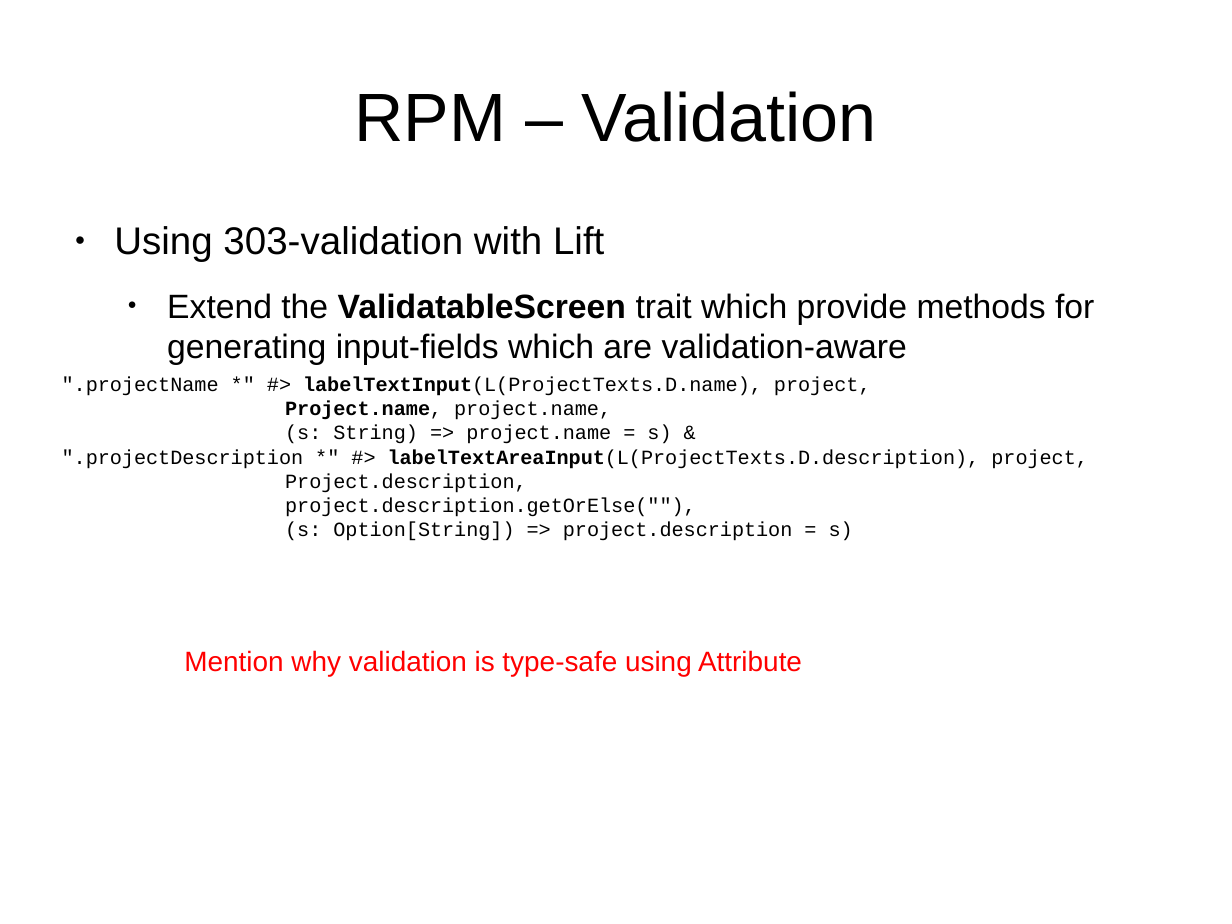
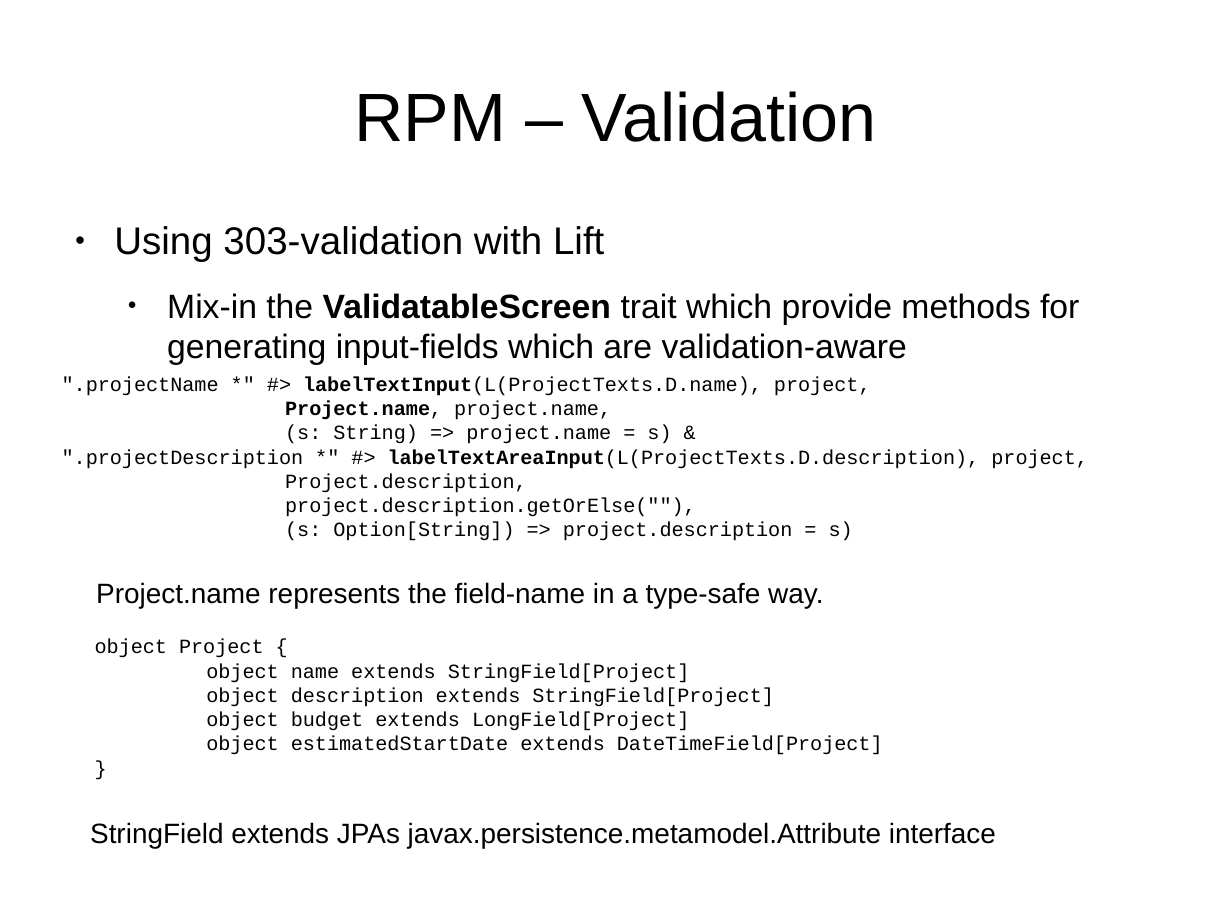
Before and after one commit to andreak/slol-2011, a slide deck: slide 39 of Scala-LiftOff-2011-lift-from-jee-perspective.odp (slide 41 before the commit). Drawn at 1232x924 pixels with LibreOffice and Linux fonts; fonts in the diff are those of the drawing. Boxes give left, top, right and bottom in pixels: in the first picture for what was removed or moved away, otherwise in the second. Text is boxed around its words. In the diff, an @@ line names an element or a change of style, - is before the commit and + after.

```diff
--- a/Scala-LiftOff-2011-lift-from-jee-perspective.odp
+++ b/Scala-LiftOff-2011-lift-from-jee-perspective.odp
@@ text at <box>167,293,1079,365</box>: text changed @@
-  ● Extend the ValidatableScreen trait which provide methods for generating input-fields which are validation-aware
+  ● Mix-in the ValidatableScreen trait which provide methods for generating input-fields which are validation-aware
@@ text added at <box>96,582,823,608</box>, 18 pt, text #000000 @@
+Project.name represents the field-name in a type-safe way.
@@ text added at <box>95,639,883,755</box>, 13 pt, text #000000 @@
+object Project {
+object name extends StringField[Project]
+object description extends StringField[Project]
+object budget extends LongField[Project]
+object estimatedStartDate extends DateTimeField[Project]
+}
@@ text removed at <box>184,650,802,676</box> @@
-Mention why validation is type-safe using Attribute
@@ text added at <box>90,822,996,848</box>, 18 pt, text #000000 @@
+StringField extends JPAs javax.persistence.metamodel.Attribute interface
```
Also in this commit, not shown: 7 other slides changed, 2 slides added, 1 slide removed.
